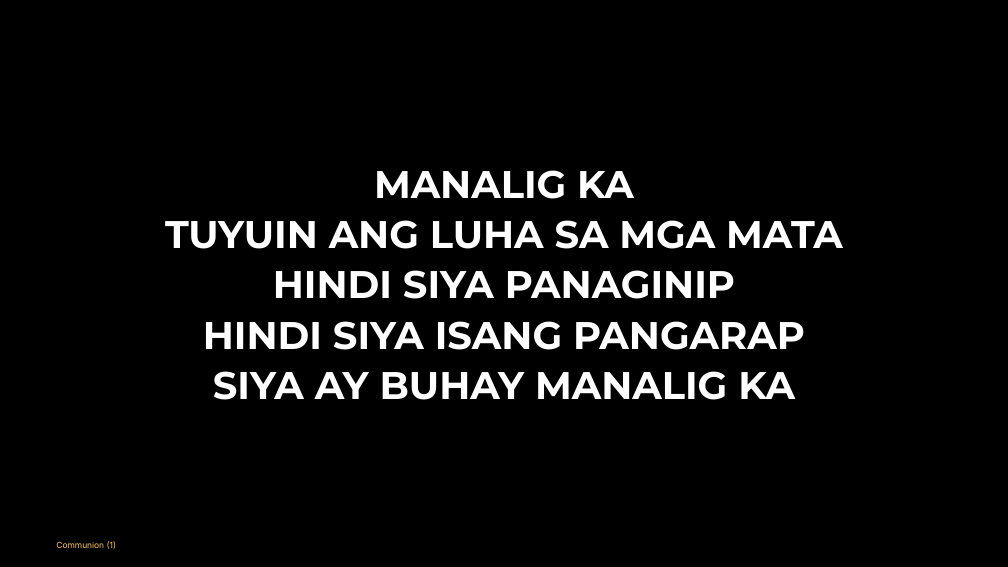
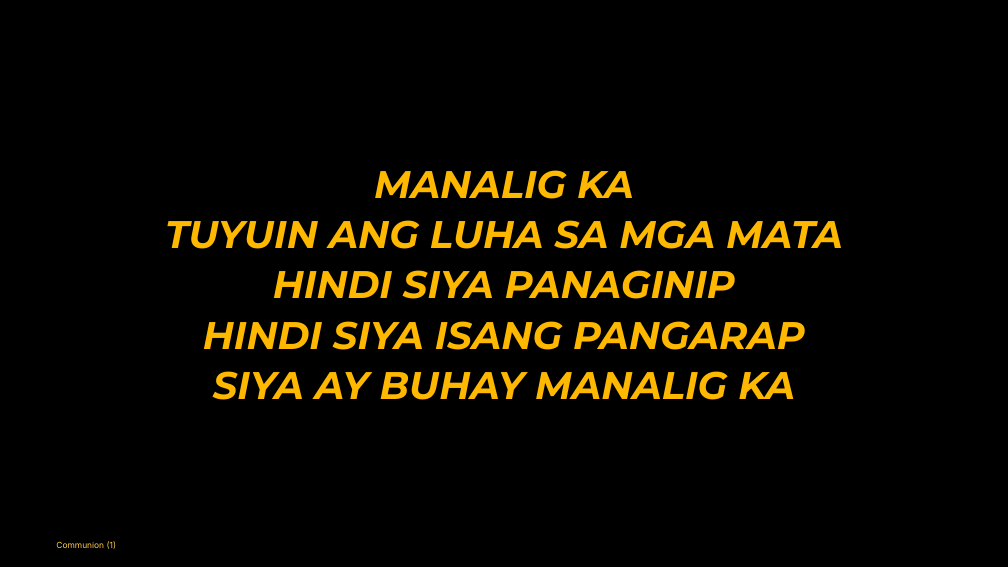
Before and after one commit to divinogabriel9/verbum, a slide deck: slide 67 of outputs/GFCC7Jun2026_OrdinaryTime.pptx (slide 71 before the commit). Drawn at 1008x567 pixels with LibreOffice and Linux fonts; fonts in the diff are those of the drawing. Boxes give left, top, right and bottom in pixels: in the first picture for what was removed or moved away, otherwise in the second. Text is boxed around its words. In the diff, an @@ line names an element or a change of style, - is before the commit and + after.

```diff
--- a/outputs/GFCC7Jun2026_OrdinaryTime.pptx
+++ b/outputs/GFCC7Jun2026_OrdinaryTime.pptx
@@ text "MANALIG KA" at (x1=165, y1=170, x2=843, y2=400): text colour #FFFFFF to #FFB800, italic on @@
```
Also in this commit, not shown: 57 other slides changed, 12 slides added, 9 slides removed, 22 other files.
